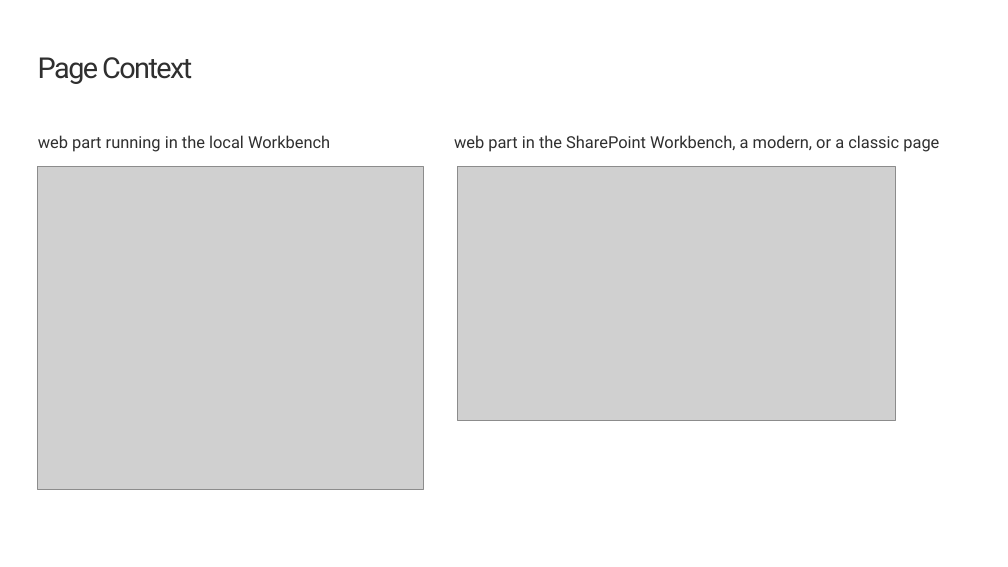
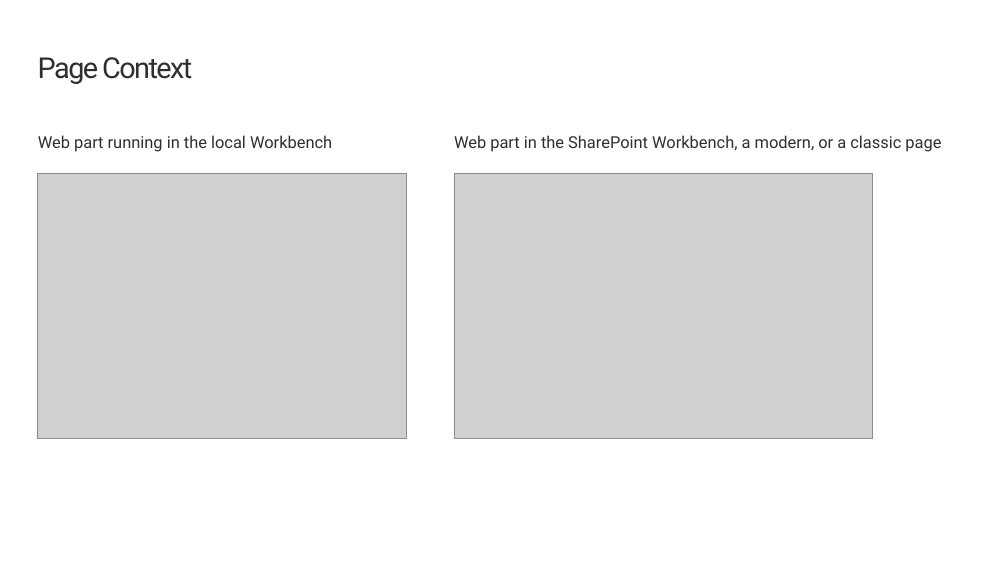
Before and after one commit to SharePoint/sp-dev-training-spfx-web-parts, a slide deck: slide 12 of 03-spfxapi.pptx. Drawn at 1008x567 pixels with LibreOffice and Linux fonts; fonts in the diff are those of the drawing; grey boxes stand for pictures; background and template pictures are left out. Boxes give left, top, right and bottom in pixels: in the first picture for what was removed or moved away, otherwise in the second. Text is boxed around its words. In the diff, an @@ line names an element or a change of style, - is before the commit and + after.

```diff
--- a/03-spfxapi.pptx
+++ b/03-spfxapi.pptx
@@ text at bbox=[38, 135, 332, 152]: text changed @@
-web part running in the local Workbench
+Web part running in the local Workbench
@@ text at bbox=[454, 135, 941, 152]: text changed @@
-web part in the SharePoint Workbench, a modern, or a classic page
+Web part in the SharePoint Workbench, a modern, or a classic page
@@ picture: place and size @@
-picture at bbox=[37, 167, 424, 489]
+picture at bbox=[38, 173, 407, 438]
@@ picture: place and size @@
-picture at bbox=[457, 167, 895, 420]
+picture at bbox=[454, 173, 872, 438]
```
Also in this commit, not shown: 4 other slides changed.
